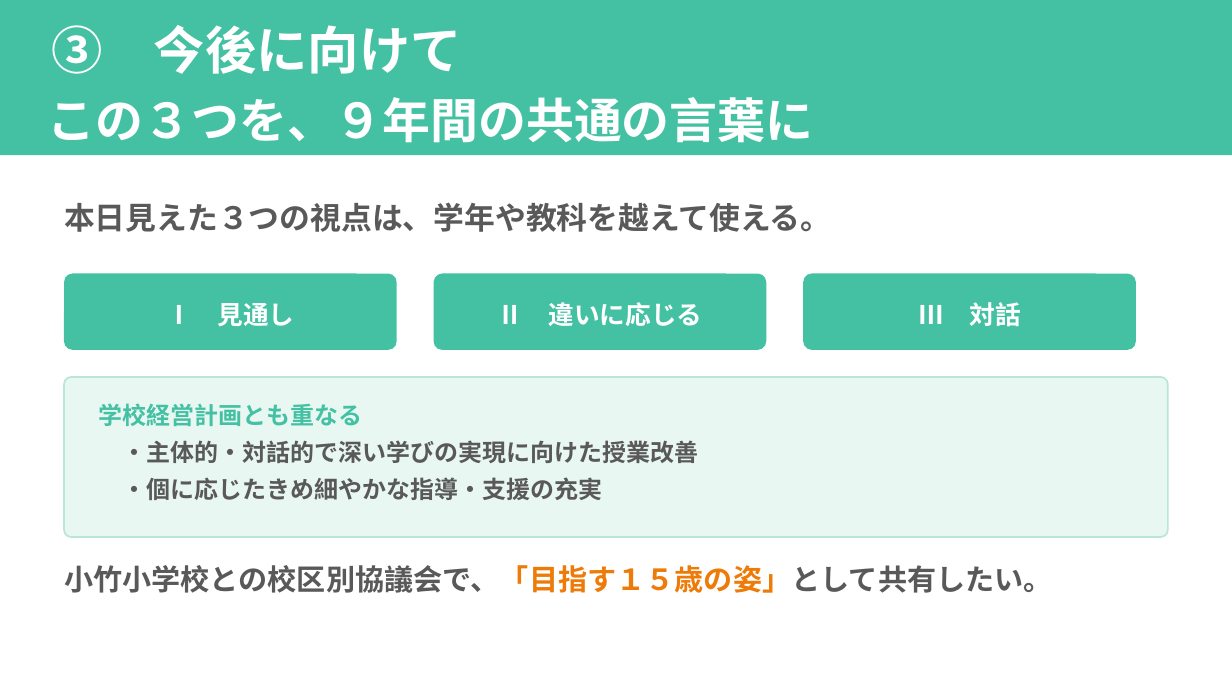
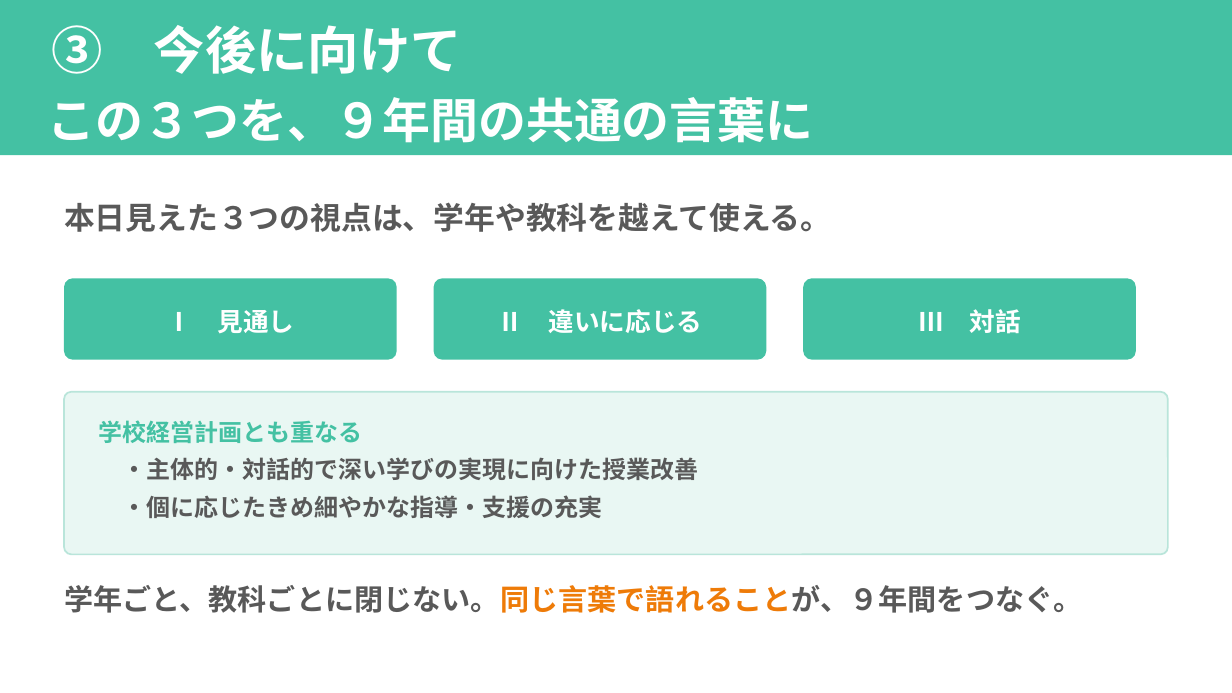
Before and after one commit to contynet730-star/con30, a slide deck: slide 13 of 指導課訪問_みらい青空学園/指導課訪問_５校時指導助言資料_みらい青空学園_プランB.pptx. Drawn at 1232x693 pixels with LibreOffice and Linux fonts; fonts in the diff are those of the drawing. Boxes give left, top, right and bottom in pixels: in the first picture for what was removed or moved away, otherwise in the second. Text is boxed around its words. In the diff, an @@ line names an element or a change of style, - is before the commit and + after.

```diff
--- a/指導課訪問_みらい青空学園/指導課訪問_５校時指導助言資料_みらい青空学園_プランB.pptx
+++ b/指導課訪問_みらい青空学園/指導課訪問_５校時指導助言資料_みらい青空学園_プランB.pptx
@@ text "Ⅰ 見通し": place and size @@
-text "Ⅰ 見通し" at (166, 303, 294, 326)
+text "Ⅰ 見通し" at (166, 310, 294, 333)
@@ rounded rectangle: place and size @@
-rounded rectangle at (64, 274, 397, 350)
+rounded rectangle at (64, 278, 397, 360)
@@ text "Ⅱ 違いに応じる": place and size @@
-text "Ⅱ 違いに応じる" at (497, 302, 703, 326)
+text "Ⅱ 違いに応じる" at (497, 309, 703, 333)
@@ rounded rectangle: place and size @@
-rounded rectangle at (434, 274, 766, 350)
+rounded rectangle at (434, 278, 766, 360)
@@ text "Ⅲ 対話": place and size @@
-text "Ⅲ 対話" at (918, 302, 1021, 327)
+text "Ⅲ 対話" at (918, 309, 1021, 334)
@@ rounded rectangle: place and size @@
-rounded rectangle at (803, 274, 1136, 350)
+rounded rectangle at (803, 278, 1136, 360)
@@ rounded rectangle: place and size @@
-rounded rectangle at (64, 377, 1168, 537)
+rounded rectangle at (64, 392, 1168, 554)
@@ proportions changed in 4 elements at (64, 278, 397, 360), (434, 278, 766, 360), (803, 278, 1136, 360), (64, 392, 1168, 554) @@
@@ text "学校経営計画とも重なる": place and size @@
-text "学校経営計画とも重なる" at (99, 403, 698, 500)
+text "学校経営計画とも重なる" at (99, 420, 698, 518)
@@ text at (64, 585, 1083, 613): text changed @@
-小竹小学校との校区別協議会で、「目指す１５歳の姿」として共有したい。
+学年ごと、教科ごとに閉じない。同じ言葉で語れることが、９年間をつなぐ。
```
Also in this commit, not shown: 4 other files.
